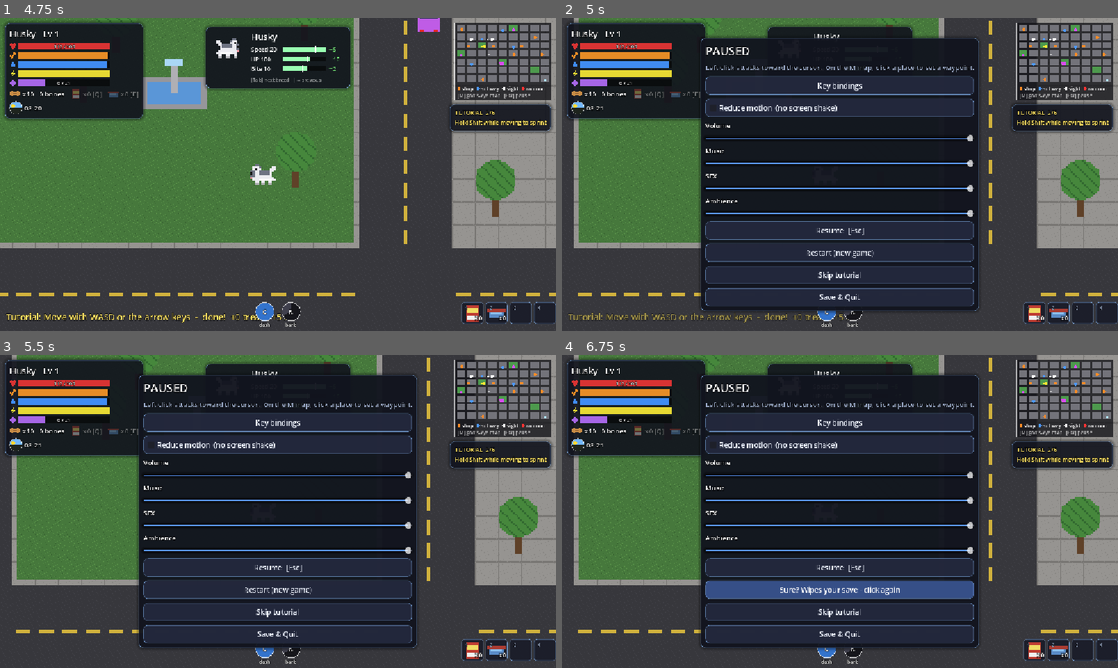
Above: before the commit, frames 1-4 (two rows, left to right).
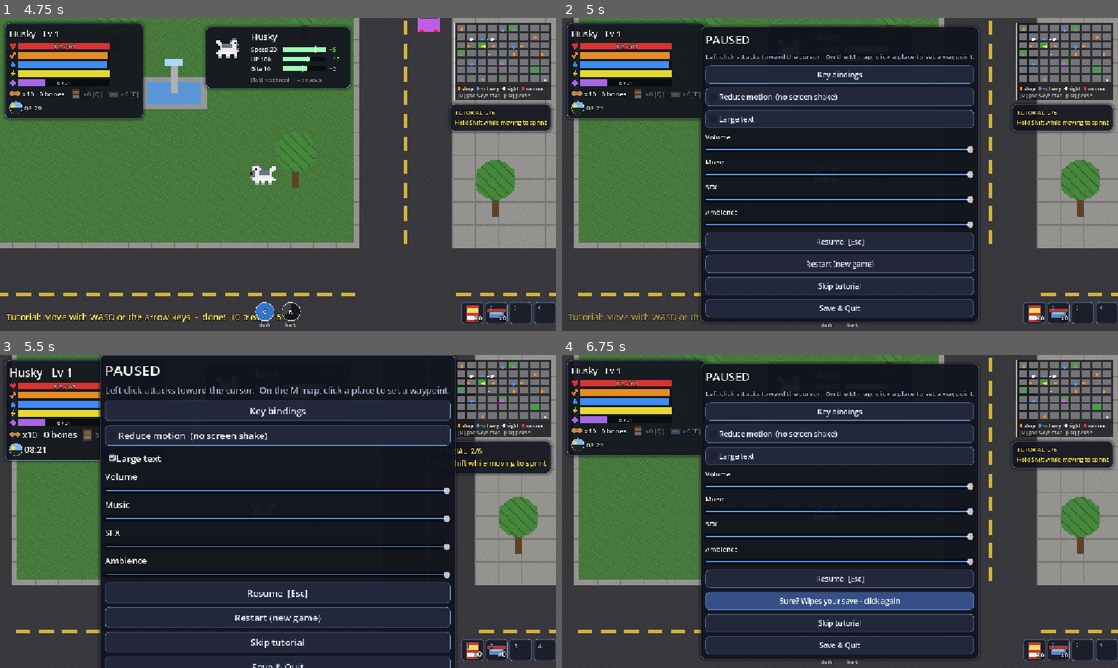
Above: after the commit, the same moments.

Repository: Damon1o/new-dog-city
Game: Godot game, scene res://scenes/Home.tscn
Same seed, same stepped clock (60 frames per second), same inputs: the game is played once before the commit and once after it.
Inputs (mouse positions are in pixels of both pictures, inside the frame that each line leads up to):
- Up to frame 1 (4.75 s): click "New Story" at 0.5 s; tap Enter at 1.25 s; move the mouse to (400, 158) at 1.27 s; hold D (move_right) 1.28-2 s; tap Q (purina) at 1.35 s; click (400, 158) at 1.42 s; tap E (water) at 1.55, 3.05, 4.55 s; drag from (166, 190) to (250, 237) at 2.02 s; move the mouse to (333, 105) at 2.77 s; hold D (move_right) 2.78-3.5 s; tap R (bark) at 2.85 s; drag from (250, 237) to (111, 127) at 3.52 s; move the mouse to (444, 221) at 4.27 s; hold A (move_left) from 4.28 s (still down); tap Tab (breed) at 4.35 s
- Up to frame 2 (5 s): keep holding A (move_left); tap Escape (ui_cancel) at 4.9 s
- Up to frame 3 (5.5 s): release A (move_left) at 5 s; click (278, 455) at 5 s, where only the run after the commit has a clickable "Large text"
- Up to frame 4 (6.75 s): click (840, 458) at 5.75 s, where only the run after the commit has a clickable "Large text"; click "Restart (new game)" at 6.5 s

Frame 1 is identical in both runs. In frame 2, 16% of the frame differs, in the area x 24-75%, y 2-98%; in frame 3, 31%, in the area x 0-100%, y 0-100%; in frame 4, 18%.

Commit message:
Large text setting (M10-4): pause panel and home settings
- Look.big_text scales a Label/Button 1.25x from its built size; set_big_text walks a tree
- game hooks node_added so labels built later (inventory, toasts) scale too
- saved as ui/large_text; home reads/writes the same key
- smoke: existing + new labels scale, and restore

Co-Authored-By: Claude Opus 5.5 <noreply@anthropic.com>

Diff:
--- a/scripts/game.gd
+++ b/scripts/game.gd
@@ -36,6 +36,7 @@
 const ShopUi := preload("res://scripts/ui/shop.gd")
 const InventoryUi := preload("res://scripts/ui/inventory.gd")
 const Keys := preload("res://scripts/systems/keys.gd")
+const Look := preload("res://scripts/ui/theme.gd")
 const KeybindsUi := preload("res://scripts/ui/keybinds.gd")
 var keybinds: Node  # scripts/ui/keybinds.gd (Settings > Key bindings)
 var inventory: Node  # scripts/ui/inventory.gd (I)
@@ -223,6 +224,10 @@
 	Keys.apply({})  # defaults first so the HUD can show key names; the save overrides below
 	build_hud()
 	load_game()
+	get_tree().node_added.connect(func(n: Node):  # labels built later (menus, toasts) scale too
+		if save_extra.get("ui/large_text", false) and is_ancestor_of(n):
+			Look.big_text(n, true))
+	Look.set_big_text(self, save_extra.get("ui/large_text", false))
 	Keys.apply(save_extra.get("ui/keys", {}))
 	check_quests()
 	show_stats()
--- a/scripts/systems/save.gd
+++ b/scripts/systems/save.gd
@@ -16,7 +16,7 @@
 	"territory/markers": [], "territory/rep": {},
 	"wardrobe/owned": [], "wardrobe/equipped": {"skin": 0, "collar": "name", "hat": "", "overlay": ""},
 	"stocks/prices": {}, "stocks/history": {}, "stocks/held": {},
-	"ui/reduce_motion": false, "ui/hotbar": ["purina", "water", "", ""], "ui/keys": {},
+	"ui/reduce_motion": false, "ui/large_text": false, "ui/hotbar": ["purina", "water", "", ""], "ui/keys": {},
 }
 const VOLS := {"Music": "vol_music", "SFX": "vol_sfx", "Ambience": "vol_amb"}
 
--- a/scripts/ui/home.gd
+++ b/scripts/ui/home.gd
@@ -20,6 +20,7 @@
 var toasts: VBoxContainer
 var vols := {}  # bus name -> HSlider
 var reduce_motion: CheckBox
+var large_text: CheckBox
 var free_roam: Button
 
 ## A save counts once it has a dog: restart() leaves a "ui"-only file (volumes), which is no save.
@@ -100,6 +101,11 @@
 	reduce_motion.text = "Reduce motion"
 	reduce_motion.button_pressed = cfg.get_value("ui", "reduce_motion", false)
 	sv.add_child(reduce_motion)
+	large_text = CheckBox.new()
+	large_text.text = "Large text"
+	large_text.button_pressed = cfg.get_value("ui", "large_text", false)
+	large_text.toggled.connect(func(on: bool): Look.set_big_text(self, on))
+	sv.add_child(large_text)
 	label(sv, 16, Color(1, 0.9, 0.4)).text = "Controls"
 	var keys := GridContainer.new()
 	keys.columns = 2
@@ -121,6 +127,7 @@
 	toasts.offset_top = -120
 	toasts.offset_bottom = -16
 	show_menu()
+	Look.set_big_text(self, large_text.button_pressed)
 
 func _process(delta: float) -> void:
 	if not reduce_motion.button_pressed:
@@ -202,6 +209,7 @@
 	for bus in vols:
 		cfg.set_value("ui", "volume" if bus == "Master" else Save.VOLS[bus], vols[bus].value)
 	cfg.set_value("ui", "reduce_motion", reduce_motion.button_pressed)
+	cfg.set_value("ui", "large_text", large_text.button_pressed)
 	cfg.save(save_path)
 	show_menu()
 
--- a/scripts/ui/hud.gd
+++ b/scripts/ui/hud.gd
@@ -291,6 +291,13 @@
 	calm.toggled.connect(func(on: bool): g.save_extra["ui/reduce_motion"] = on)
 	g.pause_panel.visibility_changed.connect(func(): calm.set_pressed_no_signal(g.save_extra.get("ui/reduce_motion", false)))
 	pv.add_child(calm)
+	var big := CheckBox.new()
+	big.text = "Large text"
+	big.toggled.connect(func(on: bool):
+		g.save_extra["ui/large_text"] = on
+		Look.set_big_text(g, on))
+	g.pause_panel.visibility_changed.connect(func(): big.set_pressed_no_signal(g.save_extra.get("ui/large_text", false)))
+	pv.add_child(big)
 	for bus in ["Master", "Music", "SFX", "Ambience"]:
 		hud_label(pv, 14).text = "Volume" if bus == "Master" else bus
 		var sl := HSlider.new()
--- a/scripts/ui/theme.gd
+++ b/scripts/ui/theme.gd
@@ -7,6 +7,20 @@
 const ACCENT := Color(0.36, 0.6, 1.0)
 const TEXT := Color(0.94, 0.96, 1.0)
 const DIM := Color(0.62, 0.68, 0.8)
+
+const BIG := 1.25  # "Large text" setting (spec 11 accessibility)
+
+## Scale one Label / Button's text from the size it was built with. Safe to call repeatedly.
+static func big_text(n: Node, on: bool) -> void:
+	if not (n is Label or n is Button):
+		return
+	if not n.has_meta("fs"):
+		n.set_meta("fs", n.get_theme_font_size("font_size"))
+	n.add_theme_font_size_override("font_size", roundi(n.get_meta("fs") * (BIG if on else 1.0)))
+
+static func set_big_text(root: Node, on: bool) -> void:
+	for n in root.find_children("*", "Control", true, false):
+		big_text(n, on)
 
 static func box(bg := BG, radius := 10, edge := EDGE, pad := 10) -> StyleBoxFlat:
 	var sb := StyleBoxFlat.new()
--- a/tests/smoke.gd
+++ b/tests/smoke.gd
@@ -80,6 +80,18 @@
 	await frames(1)
 	assert(game.cam.offset == Vector2.ZERO, "reduce motion: no screen shake")
 	game.save_extra["ui/reduce_motion"] = false
+	# large text (spec 11): existing and newly built labels scale 1.25x, and back
+	var lbl: Label = game.ui.hud_label(game.hud, 16)
+	game.save_extra["ui/large_text"] = true
+	game.Look.set_big_text(game, true)
+	assert(lbl.get_theme_font_size("font_size") == 20, "large text scales labels")
+	var later: Label = game.ui.hud_label(game.hud, 16)
+	assert(later.get_theme_font_size("font_size") == 20, "large text scales new labels")
+	game.save_extra["ui/large_text"] = false
+	game.Look.set_big_text(game, false)
+	assert(lbl.get_theme_font_size("font_size") == 16, "large text off restores size")
+	lbl.free()
+	later.free()
 	var kids: int = game.get_child_count()
 	game.poof(player.position, Color.WHITE, 10, 70.0)
 	assert(game.get_child_count() == kids + 1 and game.get_child(-1).amount == 10, "poof takes amount")
